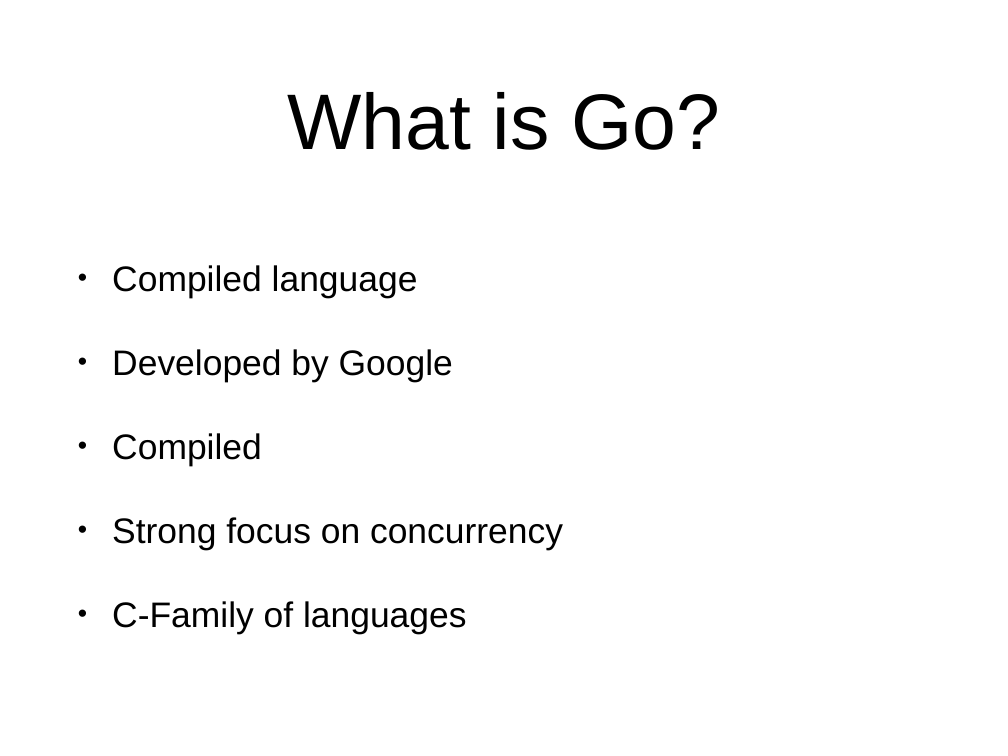
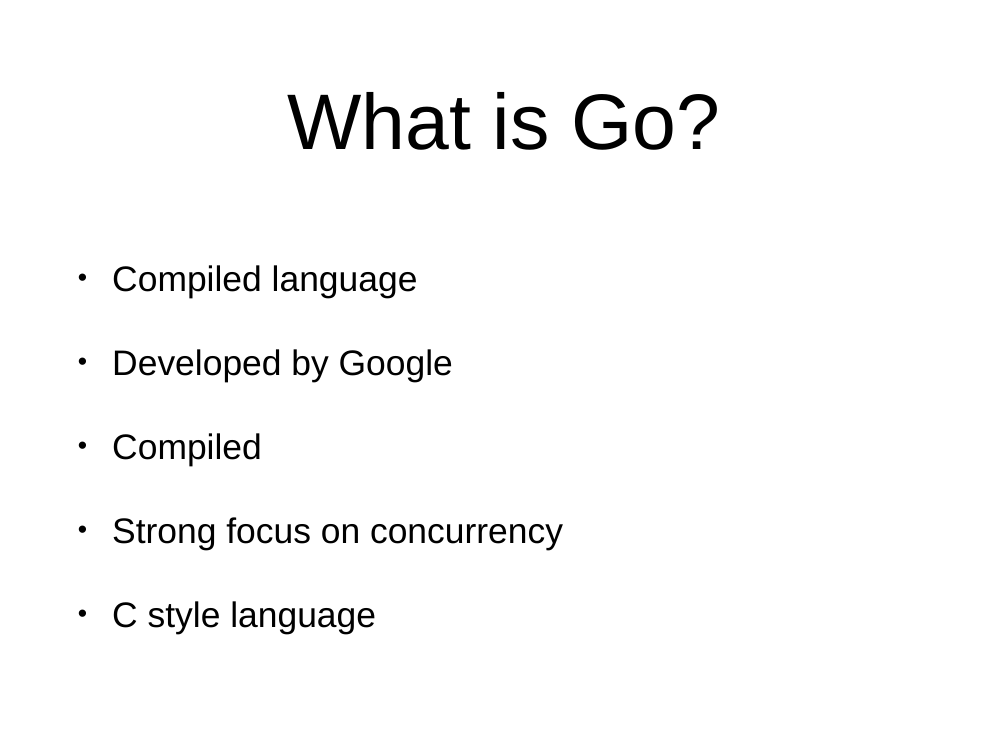
Before and after one commit to njenan/gdg-go-presentation, a slide deck: slide 2 of Gdg-Go-Presentaiton.pptx. Drawn at 1008x756 pixels with LibreOffice and Linux fonts; fonts in the diff are those of the drawing. Boxes give left, top, right and bottom in pixels: in the first picture for what was removed or moved away, otherwise in the second. Text is boxed around its words. In the diff, an @@ line names an element or a change of style, - is before the commit and + after.

```diff
--- a/Gdg-Go-Presentaiton.pptx
+++ b/Gdg-Go-Presentaiton.pptx
@@ text at [112, 601, 376, 634]: text changed @@
-• C-Family of languages
+• C style language
```
Also in this commit, not shown: 3 other slides changed, 1 slide added.
